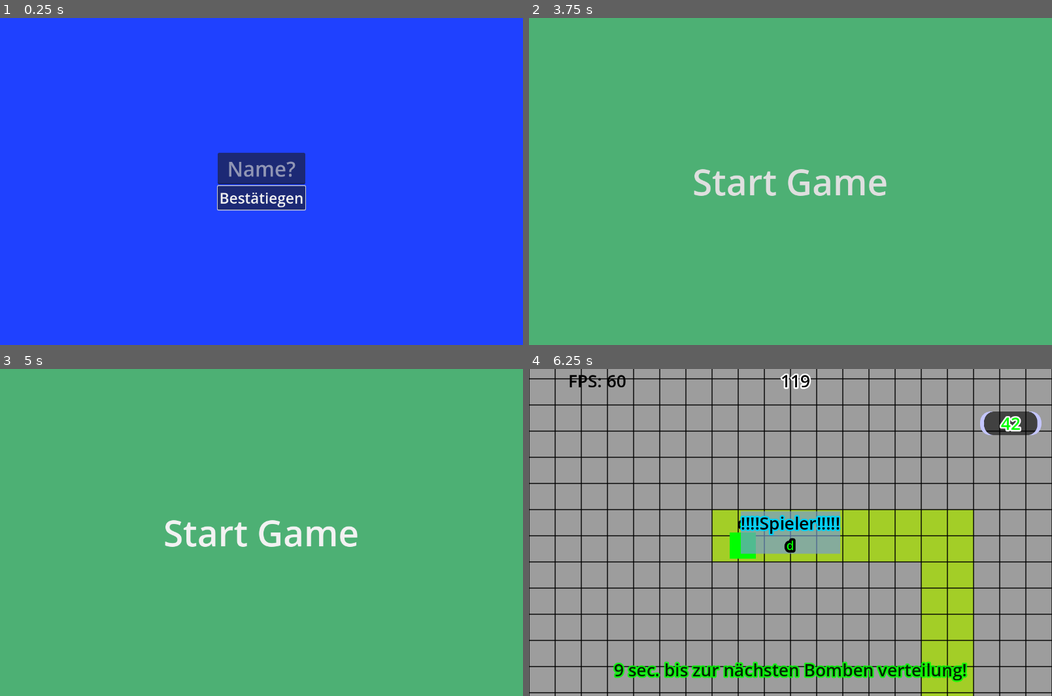
Above: before the commit, frames 1-4 (two rows, left to right).
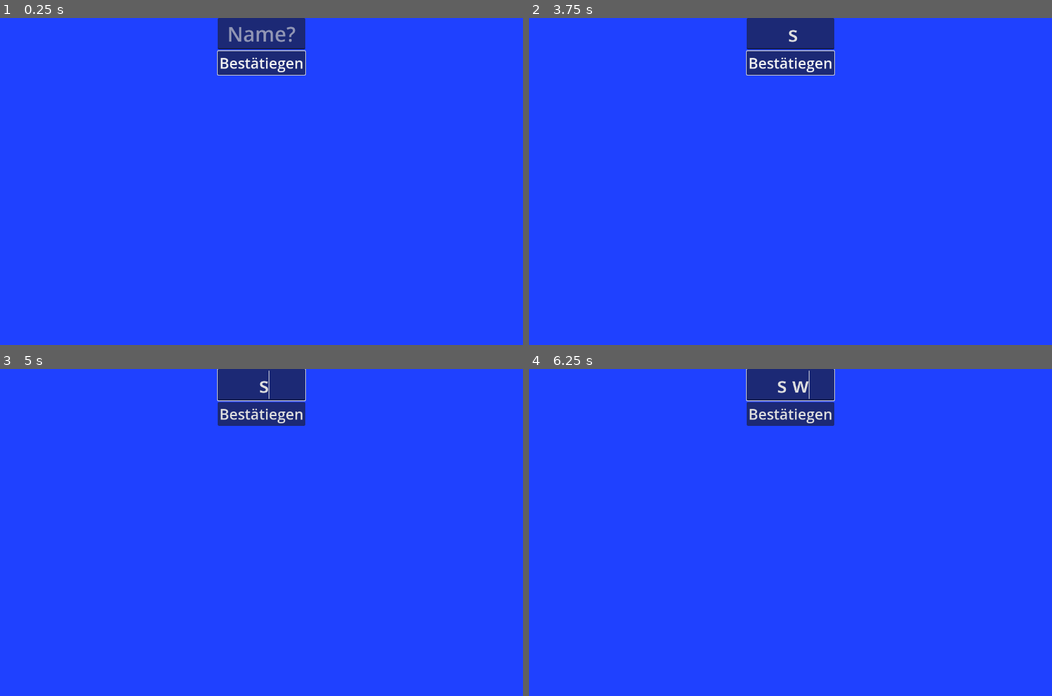
Above: after the commit, the same moments.

Repository: NIK-98/Paint_The_Ground
Game: Godot game, scene res://sceens/level.tscn
Two runs of this game, one before a commit and one after it. Both use one fixed random seed, a clock stepped at 60 frames per second and the inputs below. This scene is started directly instead of the project's main scene.
Inputs (mouse positions are in pixels of both pictures, inside the frame that each line leads up to):
- Up to frame 1 (0.25 s): no input
- Up to frame 2 (3.75 s): click "Bestätiegen" at 0.5 s; click "Start Game" at 1.25 s; click "Start Game" at 2 s; tap Enter at 2.75 s; move the mouse to (905, 165) at 2.77 s; hold D (right) 2.78-3.53 s; hold Tab (Info) 2.78-3.53 s; click (905, 165) at 2.92 s; tap Space at 3.5 s; move the mouse to (685, 197) at 3.52 s; hold S (down) from 3.53 s (still down); tap Tab (Info) at 3.6 s
- Up to frame 3 (5 s): tap Enter at 4.25 s; move the mouse to (313, 460) at 4.27 s; release S (down) at 4.28 s; hold D (right) from 4.28 s (still down); hold Tab (Info) from 4.28 s (still down)
- Up to frame 4 (6.25 s): tap Space at 5 s; move the mouse to (764, 597) at 5.02 s; release D (right) at 5.03 s; release Tab (Info) at 5.03 s; hold W (up) 5.03-5.78 s; tap Tab (Info) at 5.1 s; click (764, 597) at 5.17 s; move the mouse to (947, 581) at 5.77 s; hold A (left) from 5.78 s (still down); hold Tab (Info) from 5.78 s (still down)

The runs differ from the first frame. In frame 1, 5.9% of the frame differs, in the area x 41-59%, y 0-59%; in frame 2, 100%, in the area x 0-100%, y 0-100%; in frame 3, 100%; in frame 4, 100%.

Commit message:
namen eingabe ist jetzt wirklich verschoben und Spiel Gewinner ermittlung geht jetzt

Diff:
--- a/sceens/level.tscn
+++ b/sceens/level.tscn
@@ -280,11 +280,13 @@
 color = Color(0.121569, 0.254902, 1, 1)
 
 [node name="CenterContainer" type="CenterContainer" parent="loby"]
-anchors_preset = 15
-anchor_right = 1.0
-anchor_bottom = 1.0
+anchors_preset = 5
+anchor_left = 0.5
+anchor_right = 0.5
+offset_left = -107.5
+offset_right = 107.5
+offset_bottom = 139.0
 grow_horizontal = 2
-grow_vertical = 2
 
 [node name="VBoxContainer" type="VBoxContainer" parent="loby/CenterContainer"]
 layout_mode = 2
--- a/sceens/loby.tscn
+++ /dev/null
@@ -1,48 +0,0 @@
-[gd_scene load_steps=2 format=3 uid="uid://v0dtmjkx4sj3"]
-
-[ext_resource type="Script" path="res://scripts/loby.gd" id="1_nsm03"]
-
-[node name="loby" type="CanvasLayer"]
-layer = 3
-script = ExtResource("1_nsm03")
-
-[node name="ColorRect" type="ColorRect" parent="."]
-offset_right = 1280.0
-offset_bottom = 800.0
-color = Color(0.121569, 0.254902, 1, 1)
-
-[node name="CenterContainer" type="CenterContainer" parent="."]
-anchors_preset = 5
-anchor_left = 0.5
-anchor_right = 0.5
-offset_left = -107.5
-offset_right = 107.5
-offset_bottom = 139.0
-grow_horizontal = 2
-
-[node name="VBoxContainer" type="VBoxContainer" parent="CenterContainer"]
-layout_mode = 2
-
-[node name="name_input" type="LineEdit" parent="CenterContainer/VBoxContainer"]
-layout_mode = 2
-theme_override_font_sizes/font_size = 50
-placeholder_text = "Name?"
-alignment = 1
-max_length = 10
-expand_to_text_length = true
-
-[node name="Enter" type="Button" parent="CenterContainer/VBoxContainer"]
-layout_mode = 2
-theme_override_font_sizes/font_size = 36
-text = "Bestätiegen"
-
-[node name="Warten" type="Label" parent="CenterContainer/VBoxContainer"]
-visible = false
-layout_mode = 2
-theme_override_colors/font_color = Color(1, 0, 0, 1)
-theme_override_colors/font_outline_color = Color(0, 0, 0, 1)
-theme_override_constants/outline_size = 5
-theme_override_font_sizes/font_size = 60
-text = "Warte auf Mitspieler..."
-
-[connection signal="pressed" from="CenterContainer/VBoxContainer/Enter" to="." method="_on_enter_pressed"]
--- a/scripts/level.gd
+++ b/scripts/level.gd
@@ -172,6 +172,7 @@
 	$Timer.stop()
 	$Timerbomb.stop()
 	Time_out = true
+	ende.rpc_id(multiplayer.get_unique_id())
 
 
 
@@ -185,6 +186,16 @@
 	reset_bomben.rpc()
 	wertungs_anzeige_aktivieren.rpc()
 	starting_game.rpc()
+
+
+@rpc("call_local")
+func ende():
+	for i in get_node("Werten/PanelContainer/Wertung").get_children():
+		if i.text.to_int() > get_node("Players").get_node(str(multiplayer.get_unique_id())).score:
+			get_node("Players").get_node(str(multiplayer.get_unique_id())).get_node("CanvasLayer/Los").visible = true
+			return
+	if not get_node("Players").get_node(str(multiplayer.get_unique_id())).get_node("CanvasLayer/Los").visible:
+		get_node("Players").get_node(str(multiplayer.get_unique_id())).get_node("CanvasLayer/Winner").visible = true
 
 
 @rpc("any_peer","call_local")
--- a/scripts/player.gd
+++ b/scripts/player.gd
@@ -59,8 +59,6 @@
 			if (velocity.x != 0 or velocity.y != 0):
 				paint.rpc()
 			score_counter()
-		if get_parent().get_parent().Time_out:
-			ende()
 
 
 @rpc("any_peer","call_local")
@@ -69,16 +67,6 @@
 		if i.is_in_group("time"):
 			if not i.visible:
 				i.visible = true
-
-
-func ende():
-	if input.aktueller_spieler:
-		Global.Gameover = false
-		for i in get_parent().get_parent().get_node("Werten/PanelContainer/Wertung").get_children():
-			if i.text.to_int() > score:
-				$CanvasLayer/Los.visible = true
-		if not $CanvasLayer/Los.visible:
-			$CanvasLayer/Winner.visible = true
 
 
 func score_counter():
@@ -139,8 +127,11 @@
 			get_node("CanvasLayer/Los").set_color(Color.YELLOW)
 
 
-
 func _on_area_2d_area_entered(area):
 	if Gametriggerstart:
 		if area.is_in_group("boom") and DisplayServer.get_name() != "headless":
 			area.get_parent().aktivate_bombe(color_cell, area.get_parent())
+
+
+func _exit_tree():
+	Global.Gameover = false
